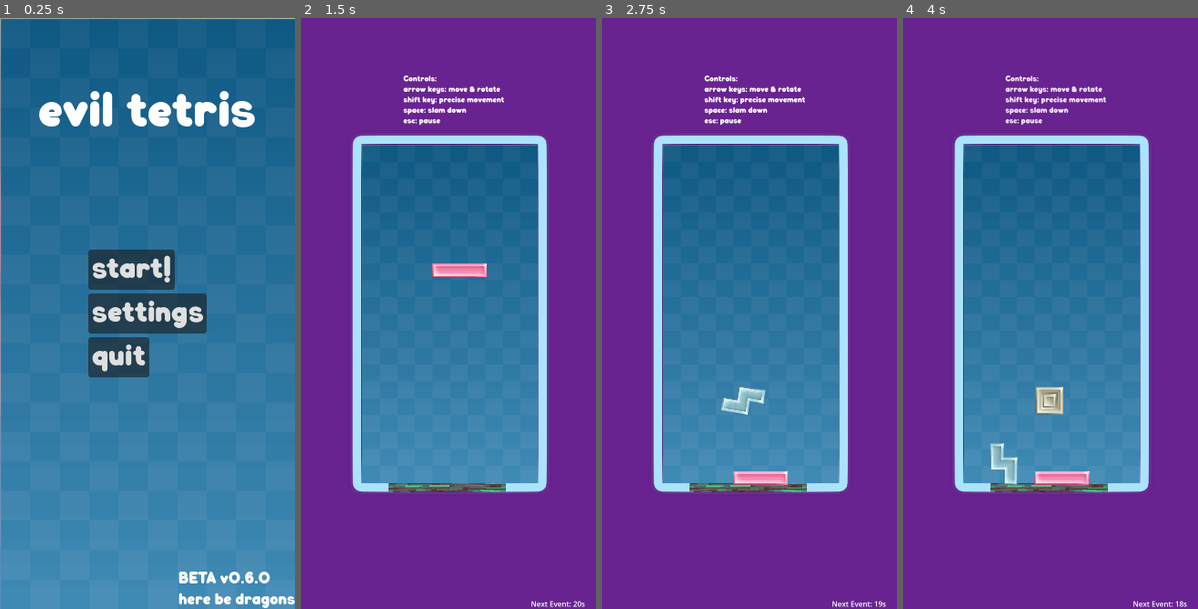
Above: before the commit, frames 1-4 (left to right).
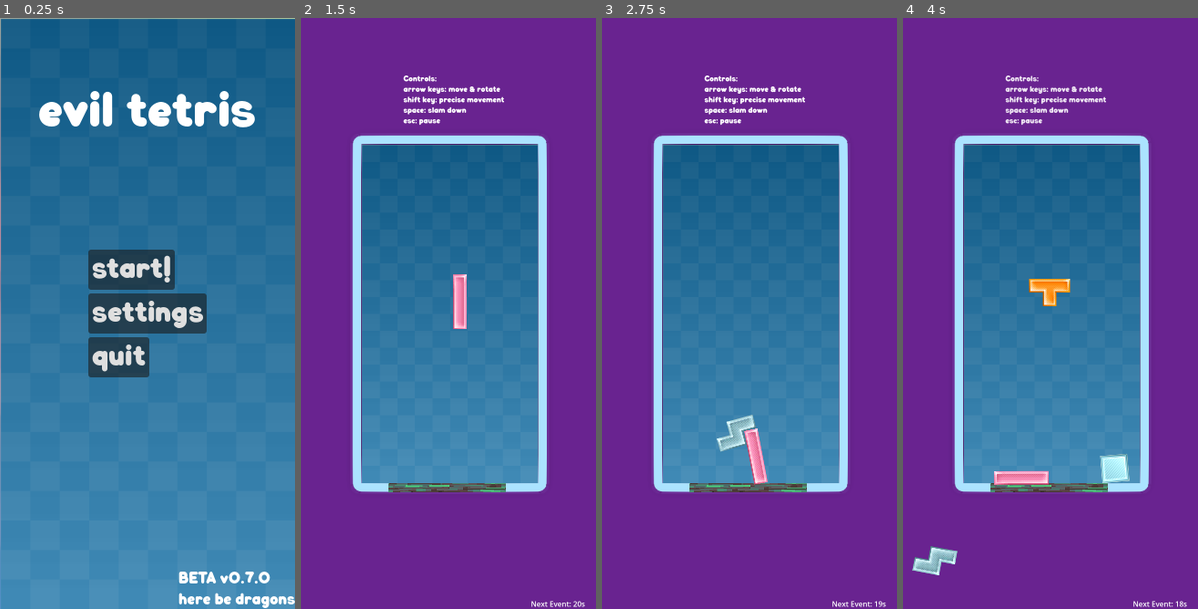
Above: after the commit, the same moments.

Repository: lpuv/evil-tetris
Game: Godot game, scene res://scenes/start_ui.tscn
Same seed, same stepped clock (60 frames per second), same inputs: the game is played once before the commit and once after it.
Inputs:
- Up to frame 1 (0.25 s): no input
- Up to frame 2 (1.5 s): click "start!" at 0.5 s; hold Right (right) from 1.28 s (still down); tap Space (space) at 1.35 s
- Up to frame 3 (2.75 s): release Right (right) at 2.03 s; hold Down (down) from 2.03 s (still down); tap Space (space) at 2.1 s
- Up to frame 4 (4 s): release Down (down) at 2.78 s; hold Right (right) 2.78-3.53 s; tap Space (space) at 2.85, 3.6 s; hold Up (up) from 3.53 s (still down)

The runs differ from the first frame. In frame 1, less than 0.1% of the frame differs, in the area x 83-87%, y 93-96%; in frame 2, 0.8%; in frame 3, 1.6%; in frame 4, 2.8%, in the area x 3-77%, y 44-95%.

Commit message:
v0.7.0: stop weirdly rotating, instead rely on physics engine to rotate

Diff:
--- a/project/blocks/L.tscn
+++ b/project/blocks/L.tscn
@@ -31,4 +31,4 @@
 metadata/state = 0
 
 [node name="CollisionPolygon2D" type="CollisionPolygon2D" parent="RigidBody2D"]
-polygon = PackedVector2Array(-30, -45, 0, -45, 0, 15, 30, 15, 30, 45, -30, 45)
+polygon = PackedVector2Array(-30, -45, 30, -45, 30, 45, 0, 45, 0, -15, -30, -15)
--- a/project/scenes/main.tscn
+++ b/project/scenes/main.tscn
@@ -8,6 +8,53 @@
 [ext_resource type="Script" path="res://scripts/deathplane.gd" id="6_tefeu"]
 [ext_resource type="PackedScene" uid="uid://dhs7kwdbbejk4" path="res://scenes/pause_menu.tscn" id="7_o6xl0"]
 [ext_resource type="FontFile" uid="uid://eh43j86udm7i" path="res://Qilkabold-DO6BR.otf" id="8_wxjoi"]
+
+[sub_resource type="Animation" id="Animation_37q4v"]
+length = 0.001
+tracks/0/type = "bezier"
+tracks/0/imported = false
+tracks/0/enabled = true
+tracks/0/path = NodePath(".:modulate:r")
+tracks/0/interp = 1
+tracks/0/loop_wrap = true
+tracks/0/keys = {
+"handle_modes": PackedInt32Array(0),
+"points": PackedFloat32Array(1, -0.25, 0, 0.25, 0),
+"times": PackedFloat32Array(0)
+}
+tracks/1/type = "bezier"
+tracks/1/imported = false
+tracks/1/enabled = true
+tracks/1/path = NodePath(".:modulate:g")
+tracks/1/interp = 1
+tracks/1/loop_wrap = true
+tracks/1/keys = {
+"handle_modes": PackedInt32Array(0),
+"points": PackedFloat32Array(1, -0.25, 0, 0.25, 0),
+"times": PackedFloat32Array(0)
+}
+tracks/2/type = "bezier"
+tracks/2/imported = false
+tracks/2/enabled = true
+tracks/2/path = NodePath(".:modulate:b")
+tracks/2/interp = 1
+tracks/2/loop_wrap = true
+tracks/2/keys = {
+"handle_modes": PackedInt32Array(0),
+"points": PackedFloat32Array(1, -0.25, 0, 0.25, 0),
+"times": PackedFloat32Array(0)
+}
+tracks/3/type = "bezier"
+tracks/3/imported = false
+tracks/3/enabled = true
+tracks/3/path = NodePath(".:modulate:a")
+tracks/3/interp = 1
+tracks/3/loop_wrap = true
+tracks/3/keys = {
+"handle_modes": PackedInt32Array(0),
+"points": PackedFloat32Array(1, -0.25, 0, 0.25, 0),
+"times": PackedFloat32Array(0)
+}
 
 [sub_resource type="Animation" id="Animation_a0mu7"]
 resource_name = "controls_fade"
@@ -55,53 +102,6 @@
 "handle_modes": PackedInt32Array(0, 0),
 "points": PackedFloat32Array(1, -0.25, 0, 0.25, 0, 0, -0.25, 0, 0.25, 0),
 "times": PackedFloat32Array(3.13333, 5)
-}
-
-[sub_resource type="Animation" id="Animation_37q4v"]
-length = 0.001
-tracks/0/type = "bezier"
-tracks/0/imported = false
-tracks/0/enabled = true
-tracks/0/path = NodePath(".:modulate:r")
-tracks/0/interp = 1
-tracks/0/loop_wrap = true
-tracks/0/keys = {
-"handle_modes": PackedInt32Array(0),
-"points": PackedFloat32Array(1, -0.25, 0, 0.25, 0),
-"times": PackedFloat32Array(0)
-}
-tracks/1/type = "bezier"
-tracks/1/imported = false
-tracks/1/enabled = true
-tracks/1/path = NodePath(".:modulate:g")
-tracks/1/interp = 1
-tracks/1/loop_wrap = true
-tracks/1/keys = {
-"handle_modes": PackedInt32Array(0),
-"points": PackedFloat32Array(1, -0.25, 0, 0.25, 0),
-"times": PackedFloat32Array(0)
-}
-tracks/2/type = "bezier"
-tracks/2/imported = false
-tracks/2/enabled = true
-tracks/2/path = NodePath(".:modulate:b")
-tracks/2/interp = 1
-tracks/2/loop_wrap = true
-tracks/2/keys = {
-"handle_modes": PackedInt32Array(0),
-"points": PackedFloat32Array(1, -0.25, 0, 0.25, 0),
-"times": PackedFloat32Array(0)
-}
-tracks/3/type = "bezier"
-tracks/3/imported = false
-tracks/3/enabled = true
-tracks/3/path = NodePath(".:modulate:a")
-tracks/3/interp = 1
-tracks/3/loop_wrap = true
-tracks/3/keys = {
-"handle_modes": PackedInt32Array(0),
-"points": PackedFloat32Array(1, -0.25, 0, 0.25, 0),
-"times": PackedFloat32Array(0)
 }
 
 [sub_resource type="AnimationLibrary" id="AnimationLibrary_gljjf"]
--- a/project/scenes/start_ui.tscn
+++ b/project/scenes/start_ui.tscn
@@ -82,7 +82,7 @@
 grow_horizontal = 0
 grow_vertical = 0
 theme_override_fonts/font = ExtResource("2_yxax6")
-text = "BETA v0.6.0
+text = "BETA v0.7.0
 here be dragons"
 
 [connection signal="pressed" from="MarginContainer/VBoxContainer/Start" to="." method="_on_start_pressed"]
--- a/project/scripts/blocklogic.gd
+++ b/project/scripts/blocklogic.gd
@@ -6,6 +6,13 @@
 @export var textures: Array[CompressedTexture2D] = []
 @export var shapes: Array[PackedVector2Array] = []
 @export var is_controllable: bool
+
+
+func get_random_angle() -> int:
+	# Generate a random integer between 0 and 3
+	var random_index = randi() % 4
+	# Map the index to the corresponding angle
+	return random_index * 90
 
 
 
@@ -17,24 +24,18 @@
 
 # Called when the node enters the scene tree for the first time.
 func _ready() -> void:
-	# randomize starting state
-	var state = randi_range(0, (len(textures) - 1))
-	set_state(state)
 	self.body_entered.connect(_on_body_enter)
+
+func _integrate_forces(state):
+	if Input.is_action_just_pressed("up") and is_controllable:
+		rotate(PI*0.5)
+
+	if Input.is_action_just_pressed("down") and is_controllable:
+		rotate(-PI*0.5)
+
 
 
 func process_inputs():
-	if Input.is_action_just_pressed("up"):
-		if (sprite.get_meta("state") == (len(textures) - 1)):
-			set_state(0)
-		else:
-			set_state(sprite.get_meta("state") + 1)
-
-	if Input.is_action_just_pressed("down"):
-		if (sprite.get_meta("state") == 0):
-			set_state(len(textures) - 1)
-		else:
-			set_state(sprite.get_meta("state") - 1)
 
 
 	if Input.is_action_just_pressed("small_left"):
@@ -62,7 +63,6 @@
 	if node.name == "ceiling":
 		visible = true
 	elif node.name != "walls" and node.name != "deathplane" and is_controllable:
-		#transform.origin = Shared.position_snapped(transform.origin)
 		is_controllable = false
 		set_collision_layer_value(2, true)
 		set_collision_layer_value(1, false)
--- a/project/scripts/main.gd
+++ b/project/scripts/main.gd
@@ -83,7 +83,6 @@
 	bouncyMaterial.bounce = 1
 
 func _process(_delta: float) -> void:
-	#print(str(current_piece.name))
 	if current_piece.get_node("RigidBody2D").get_meta("to_delete") == true:
 		current_piece.queue_free()
 	elif current_piece.get_node("RigidBody2D").is_controllable or did_win:
--- a/project/scripts/shared.gd
+++ b/project/scripts/shared.gd
@@ -10,6 +10,6 @@
 	"nocollision",
 	"upwardforce",
 	"bouncy",
-	#"rickroll",
-	#"table"
+	"rickroll",
+	"table"
 ]
